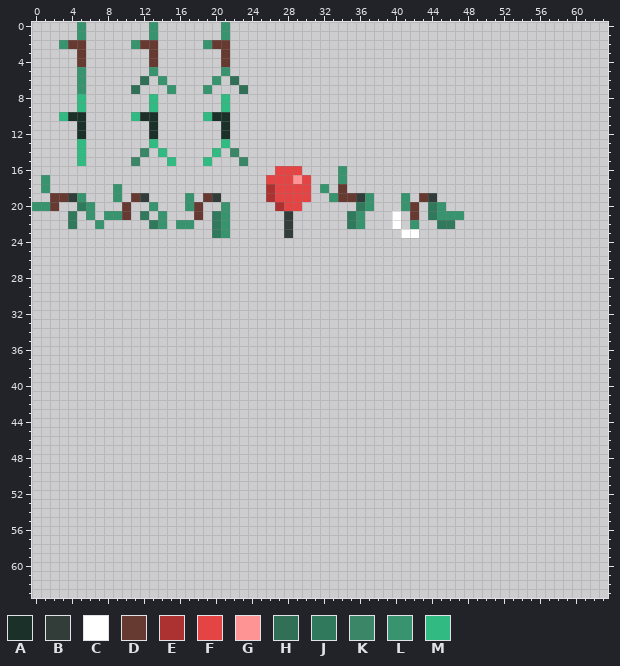
Pixel-art file, stored at Assets/Sprites/zombie_sprites.aseprite. Above is the file before it was changed.
64x64 pixels, 1 frame.
Palette (. is transparent): A #1a3029  B #323c39  C #ffffff  D #663931  E #ac3232  F #e54444  G #ff9494  H #317057  J #31795c  K #3b8667  L #37946e  M #31ba82
Pixels before (only the part around the change), first column x 0:
46 ............................
47 ............................
48 ............................
49 ............................
50 ............................
51 ............................
52 ............................
53 ............................
54 ............................
55 ............................
56 ............................
57 ............................
58 ............................
59 ............................
60 ............................
61 ............................
62 ............................
63 ............................
After:
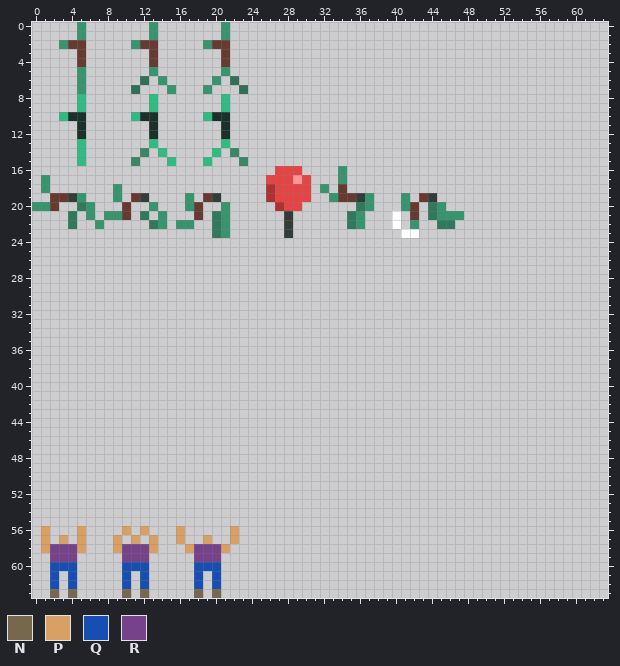
Colours new in this view: N #75684c  P #d9a066  Q #164eb1  R #76428a
Edits made:
y 56: x 1 . -> P; x 5 . -> P; x 10 . -> P; x 12 . -> P; x 16 . -> P; x 22 . -> P
y 57: x 1 . -> P; x 3 . -> P; x 5 . -> P; x 9 . -> P; x 11 . -> P; x 13 . -> P; x 16 . -> P; x 19 . -> P; x 22 . -> P
y 58: x 1..5 ..... -> PRRRP; x 9..13 ..... -> PRRRP; x 17..21 ..... -> PRRRP
y 59: x 2..4 ... -> RRR; x 10..12 ... -> RRR; x 18..20 ... -> RRR
y 60: x 2..4 ... -> QQQ; x 10..12 ... -> QQQ; x 18..20 ... -> QQQ
y 61..62: x 2 . -> Q; x 4 . -> Q; x 10 . -> Q; x 12 . -> Q; x 18 . -> Q; x 20 . -> Q
y 63: x 2 . -> N; x 4 . -> N; x 10 . -> N; x 12 . -> N; x 18 . -> N; x 20 . -> N
Changed places in both pictures, as pixel boxes (x1, y1, x2, y2):
added: (41, 526, 86, 598)
added: (113, 526, 239, 598)
